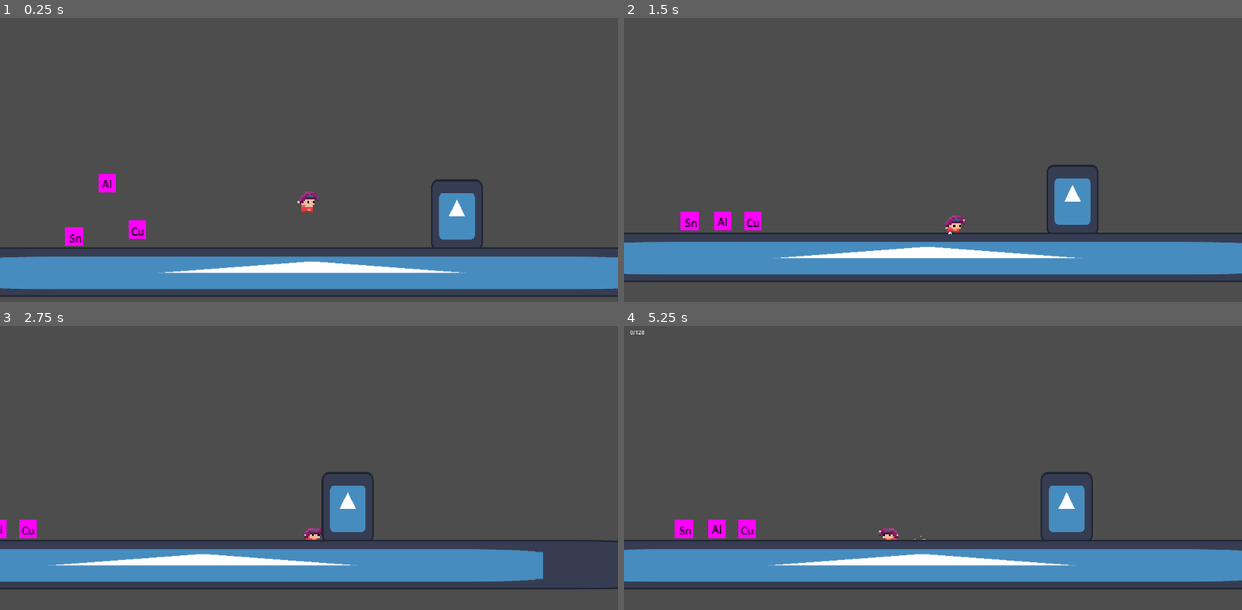
Above: before the commit, frames 1-4 (two rows, left to right).
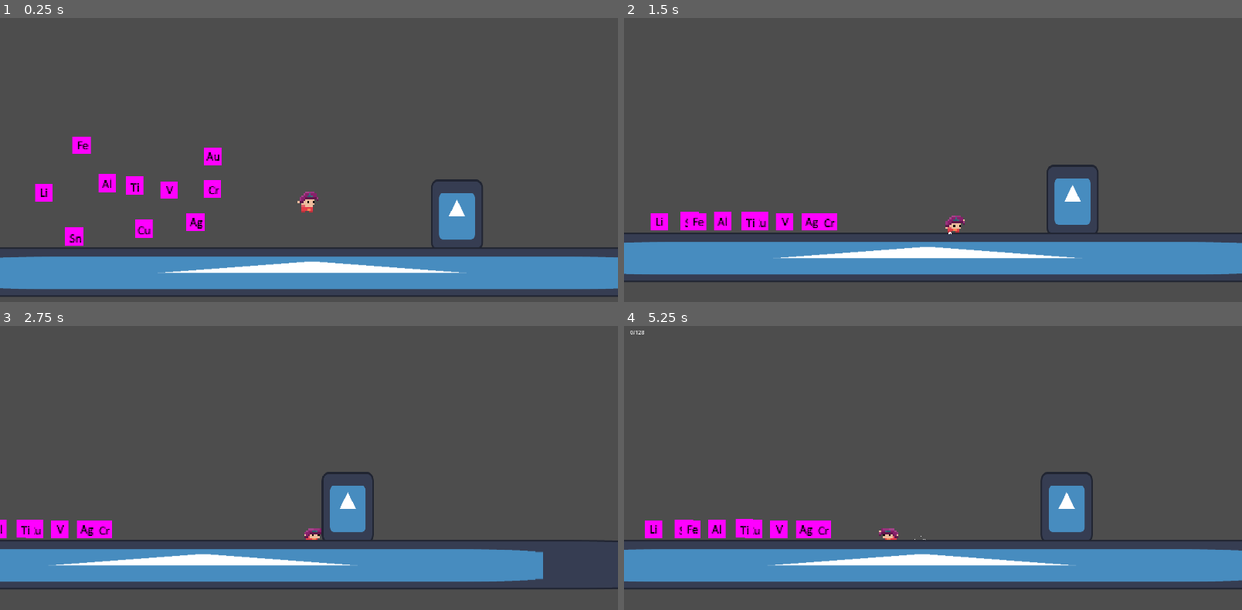
Above: after the commit, the same moments.

Repository: diamonddevv/github-game-off-2024
Game: Godot game, scene res://scenes/main.tscn
Same seed, same stepped clock (60 frames per second), same inputs: the game is played once before the commit and once after it. The engine's default icon, where the game draws it, is replaced by a stand-in: a white triangle on a blue panel in a dark square.
Inputs:
- Up to frame 1 (0.25 s): no input
- Up to frame 2 (1.5 s): hold S (crouch) 0.53-1.28 s; hold D (right) from 0.53 s (still down); tap W (jump) at 0.77 s; tap S (crouch) at 1.35 s
- Up to frame 3 (2.75 s): tap W (jump) at 1.52 s; release D (right) at 2.03 s; hold A (left) from 2.03 s (still down); hold S (crouch) from 2.03 s (still down)
- Up to frame 4 (5.25 s): release A (left) at 2.78 s; release S (crouch) at 2.78 s; hold D (right) 2.78-4.28 s; tap S (crouch) at 2.85, 4.35 s; tap W (jump) at 3.02, 3.77, 4.52 s; hold S (crouch) 3.53-4.28 s; tap E (open_player_inventory) at 4.15 s; tap Enter at 4.25 s; hold A (left) 4.28-5.03 s; hold D (right) from 5.03 s (still down); hold S (crouch) from 5.03 s (still down)

The runs differ from the first frame. In frame 1, 1.5% of the frame differs, in the area x 5-36%, y 41-78%; in frame 2, 1.0%; in frame 3, 0.7%; in frame 4, 1.0%.

Commit message:
more metals

Diff:
--- a/resources/item.json
+++ b/resources/item.json
@@ -1,16 +1,44 @@
 {
-    "items": [
-        {
-            "texture_idx": 0,
-            "item_name": "Tin"
-        },
-        {
-            "texture_idx": 1,
-            "item_name": "Aluminium"
-        },
-        {
-            "texture_idx": 2,
-            "item_name": "Copper"
-        }
-    ]
+	"items": [
+		{
+			"texture_idx": 0,
+			"item_name": "Tin"
+		},
+		{
+			"texture_idx": 1,
+			"item_name": "Aluminium"
+		},
+		{
+			"texture_idx": 2,
+			"item_name": "Copper"
+		},
+		{
+			"texture_idx": 3,
+			"item_name": "Titanium"
+		},
+		{
+			"texture_idx": 4,
+			"item_name": "Iron"
+		},
+		{
+			"texture_idx": 5,
+			"item_name": "Gold"
+		},
+		{
+			"texture_idx": 6,
+			"item_name": "Lithium"
+		},
+		{
+			"texture_idx": 7,
+			"item_name": "Vanadium"
+		},
+		{
+			"texture_idx": 8,
+			"item_name": "Silver"
+		},
+		{
+			"texture_idx": 9,
+			"item_name": "Chromium"
+		},
+	]
 }
--- a/scenes/main.tscn
+++ b/scenes/main.tscn
@@ -42,5 +42,33 @@
 item_idx = 1
 
 [node name="Item3" parent="." instance=ExtResource("3_jimpc")]
-position = Vector2(-454, -139)
+position = Vector2(-437, -142)
 item_idx = 2
+
+[node name="Item4" parent="." instance=ExtResource("3_jimpc")]
+position = Vector2(-461, -253)
+item_idx = 3
+
+[node name="Item5" parent="." instance=ExtResource("3_jimpc")]
+position = Vector2(-597, -359)
+item_idx = 4
+
+[node name="Item6" parent="." instance=ExtResource("3_jimpc")]
+position = Vector2(-259, -330)
+item_idx = 5
+
+[node name="Item7" parent="." instance=ExtResource("3_jimpc")]
+position = Vector2(-696, -236)
+item_idx = 6
+
+[node name="Item8" parent="." instance=ExtResource("3_jimpc")]
+position = Vector2(-372, -243)
+item_idx = 7
+
+[node name="Item9" parent="." instance=ExtResource("3_jimpc")]
+position = Vector2(-302, -160)
+item_idx = 8
+
+[node name="Item10" parent="." instance=ExtResource("3_jimpc")]
+position = Vector2(-260, -246)
+item_idx = 9
--- a/scripts/inventory/inventory.gd
+++ b/scripts/inventory/inventory.gd
@@ -2,6 +2,8 @@
 class_name Inventory
 
 static var inv_screen_prefab: PackedScene = ResourceLoader.load("res://prefabs/inventory_screen.tscn")
+
+signal updated()
 
 @export var max_size: int = 128
 
@@ -28,3 +30,5 @@
 		items[p_name] += count
 	else:
 		items[p_name] = count
+
+		updated.emit()
--- a/scripts/inventory/inventory_screen.gd
+++ b/scripts/inventory/inventory_screen.gd
@@ -12,12 +12,17 @@
 func _ready() -> void:
 	_populate()
 
+	inventory.updated.connect(_populate)
+
 
 func _process(_delta: float) -> void:
 	if Input.is_action_just_pressed(&"open_player_inventory"):
 		close()
 
 func _populate() -> void:
+	for c in cells.get_children():
+		c.queue_free()
+
 	capacity.text = "%s/%s" % [inventory.capacity, inventory.max_size]
 	for item_name in inventory.items:
 		cells.add_child(_make_cell(item_name, inventory.items[item_name]))
Binary file changed: resources/texture/items.png
